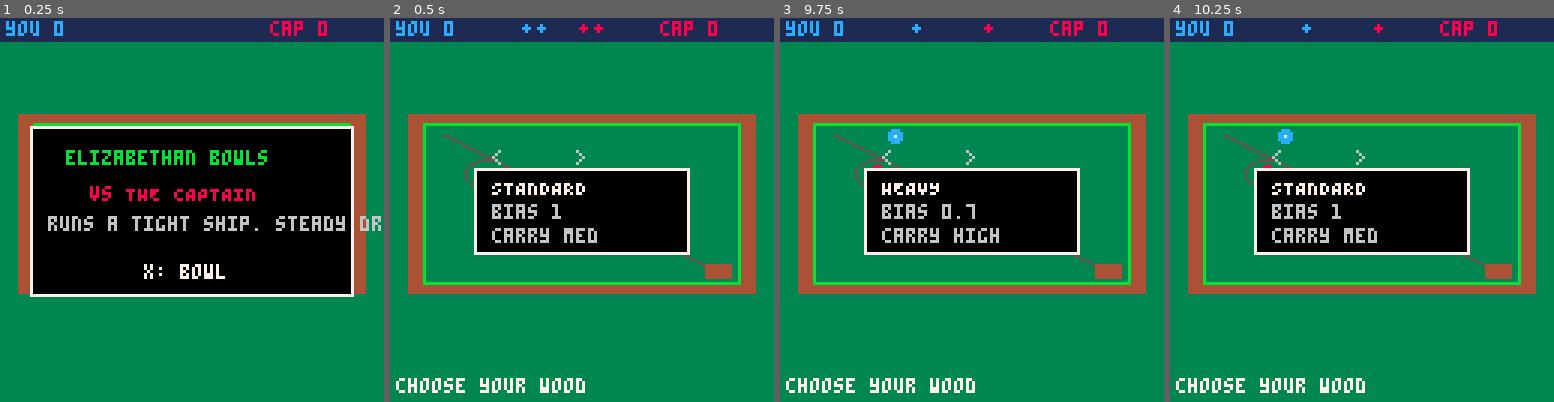
Above: before the commit, frames 1-4 (left to right).
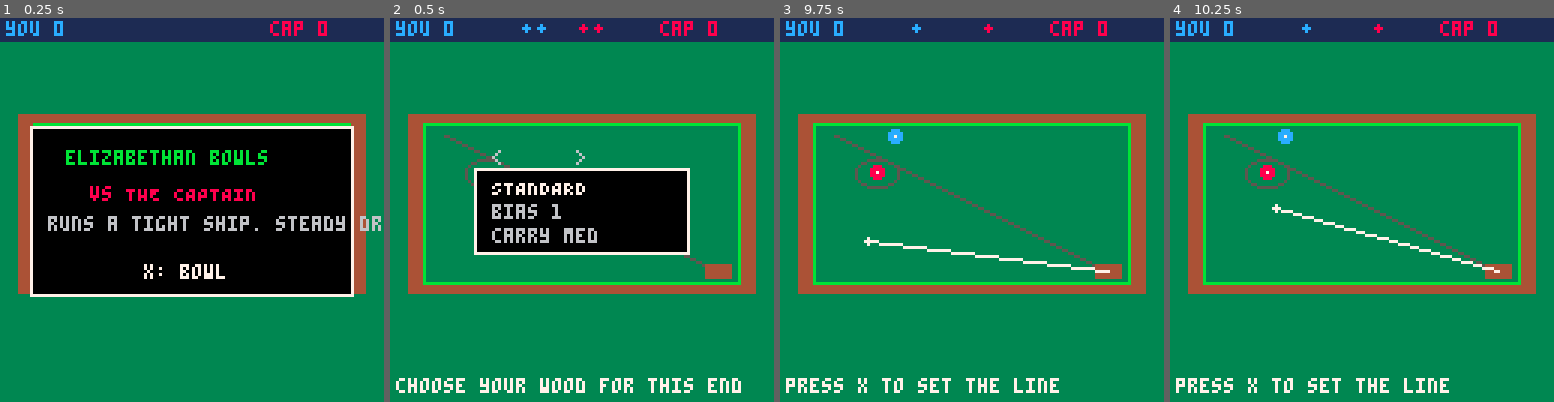
Above: after the commit, the same moments.

Repository: jagteasdale/bowls-game
Game: PICO-8 cartridge bowls.p8
Same seed, same stepped clock (60 frames per second), same inputs: the game is played once before the commit and once after it.
Inputs:
- Up to frame 1 (0.25 s): no input
- Up to frame 2 (0.5 s): tap X (X key) at 0.33 s
- Up to frame 3 (9.75 s): tap X (X key) at 1.07, 1.85, 2.97, 4.08, 5.2, 6.32, 7.43, 8.55, 9.67 s; hold Right 1.6-2.1 s; hold Right 2.47-3.03 s; hold Left 3.08-3.58 s; hold Right 4.02-4.68 s; hold Left 5.08-5.68 s; hold Right 6.08-6.58 s; hold Right 6.63-7.13 s; hold Right 7.5-8.07 s; hold Left 8.12-8.62 s; hold Right 9.05-9.72 s
- Up to frame 4 (10.25 s): hold Left from 10.12 s (still down)

Frame 1 is identical in both runs. In frame 2, 0.6% of the frame differs, in the area x 54-92%, y 93-98%; in frame 3, 14%, in the area x 1-86%, y 34-98%; in frame 4, 14%.

Commit message:
Gameplay: wood-per-end selection and up/down ends
- pick your wood once per end (used for both your woods), not per delivery
- ends play "up" then "down": the mat alternates to the opposite corner each
  end and you bowl back down the diagonal; jack placed toward the far corner
- route mat/aim-line/AI/render through a live G.mat (fixes the aim line being
  drawn from the wrong corner on down ends)
- integration harness now plays a full down end and asserts the mat flip
- docs: roadmap + flow updated; character/social-sim design kept local-only

Co-Authored-By: Claude Opus 4.8 <noreply@anthropic.com>

Diff:
--- a/src/ai.lua
+++ b/src/ai.lua
@@ -6,7 +6,7 @@
 local function predict(wood, t, p)
   local dx, dy = dir_from_t(t)
   local spd = speed_from_p(p)
-  local w = physics.new_wood(GREEN.mat_x, GREEN.mat_y, dx, dy, spd, wood, side_from_t(t), TEAM_CPU)
+  local w = physics.new_wood(G.mat.x, G.mat.y, dx, dy, spd, wood, side_from_t(t), TEAM_CPU)
   physics.simulate(w, CFG, 1200) -- woods rest well within this; caps the per-think cost
   return w
 end
--- a/src/aim.lua
+++ b/src/aim.lua
@@ -1,6 +1,7 @@
 -- aim.lua -- the player's input phases: pick a wood, time the aim, time the power.
 -- (pico-8 file. button 5 = X/x button = confirm/lock; 0/1 = left/right.)
 
+-- pick ONE wood for the whole end; on confirm, hand off to the first delivery.
 function update_wood_select()
   if btnp(0) then
     G.sel = G.sel - 1
@@ -10,11 +11,8 @@
     if G.sel > #WOODS then G.sel = 1 end
   end
   if btnp(5) then
-    -- begin the aim sweep
-    G.aim_t = -1
-    G.aim_dir = 1
-    G.phase = "aim"
-    G.msg = "press x to set the line"
+    G.player_wood = G.sel -- locked in for both of the player's woods this end
+    begin_turn()
   end
 end
 
@@ -49,7 +47,7 @@
     G.pow_dir = 1
   end
   if btnp(5) then
-    launch_wood(TEAM_PLAYER, WOODS[G.sel], G.aim_locked_t, G.pow_p)
+    launch_wood(TEAM_PLAYER, WOODS[G.player_wood], G.aim_locked_t, G.pow_p)
     G.msg = ""
   end
 end
--- a/src/render.lua
+++ b/src/render.lua
@@ -35,12 +35,13 @@
   local gx1, gy1 = project(GREEN.hw, GREEN.hl)
   rectfill(gx0, gy0, gx1, gy1, 3)
   rect(gx0, gy0, gx1, gy1, 11) -- rink edge
-  -- the line of play: mat corner -> opposite corner (the long diagonal)
-  local mx, my = project(GREEN.mat_x, GREEN.mat_y)
-  local ox, oy = project(-GREEN.mat_x, -GREEN.mat_y)
-  line(mx, my, ox, oy, 5)
-  -- the mat
-  rectfill(mx - 4, my - 2, mx + 4, my + 2, 4)
+  -- line of play + mat: only once an end is set up (G.mat alternates corner each end)
+  if G.mat then
+    local mx, my = project(G.mat.x, G.mat.y)
+    local ox, oy = project(-G.mat.x, -G.mat.y)
+    line(mx, my, ox, oy, 5) -- the long diagonal, this end's direction
+    rectfill(mx - 4, my - 2, mx + 4, my + 2, 4) -- the mat
+  end
 end
 
 -- ---- woods + jack ---------------------------------------------------------
@@ -66,8 +67,8 @@
 
 local function draw_aim_line(t)
   local dx, dy = dir_from_t(t)
-  local x0, y0 = project(GREEN.mat_x, GREEN.mat_y)
-  local x1, y1 = project(GREEN.mat_x + dx * 34, GREEN.mat_y + dy * 34)
+  local x0, y0 = project(G.mat.x, G.mat.y)
+  local x1, y1 = project(G.mat.x + dx * 34, G.mat.y + dy * 34)
   line(x0, y0, x1, y1, 7)
   circfill(x1, y1, 1, 7)
 end
--- a/src/state.lua
+++ b/src/state.lua
@@ -3,7 +3,7 @@
 
 -- phases:
 --  "title"       attract / opponent intro
---  "wood_select" player chooses a wood
+--  "wood_select" player chooses ONE wood for the whole end (both their woods)
 --  "aim"         pivoting aim line; lock the angle
 --  "power"       rising/falling power bar; lock the weight
 --  "cpu_think"   the captain decides (brief pause)
@@ -14,10 +14,10 @@
 
 -- ---- pure helpers shared by player + ai ------------------------------------
 
--- the line of play: a unit vector from the mat toward the jack (the "head").
+-- the line of play: a unit vector from the (current) mat toward the jack (the "head").
 function aim_base()
-  local bx = G.jack.x - GREEN.mat_x
-  local by = G.jack.y - GREEN.mat_y
+  local bx = G.jack.x - G.mat.x
+  local by = G.jack.y - G.mat.y
   local m = sqrt(bx * bx + by * by)
   return bx / m, by / m
 end
@@ -58,6 +58,9 @@
   G.order = {} -- no end in progress yet; keeps the hud safe on the title screen
   G.turn = 1
   G.sel = 1
+  G.player_wood = 1 -- the wood chosen for the current end (both of the player's woods)
+  G.end_no = 0
+  G.mat = nil
   G.jack = nil
   G.live = nil
   G.result = nil
@@ -69,21 +72,26 @@
   G.woods = {}
   G.live = nil
   G.result = nil
-  -- jack out toward the OPPOSITE corner from the mat, at a variable length so reading
-  -- the weight ("will it get there?") is the core tension.
-  G.jack = { x = -(3 + rnd(15)), y = -(2 + rnd(13)) }
+  -- ends are played "up" then "down": the mat alternates corner each end (odd = corner A,
+  -- even = the opposite corner) and the jack goes out toward the far corner.
+  G.end_no = G.end_no + 1
+  local s = (G.end_no % 2 == 1) and 1 or -1
+  G.mat = { x = GREEN.mat_x * s, y = GREEN.mat_y * s }
+  -- jack toward the OPPOSITE corner, at a variable length so reading the weight
+  -- ("will it get there?") is the core tension.
+  G.jack = { x = -s * (3 + rnd(15)), y = -s * (2 + rnd(13)) }
   -- singles, two woods each, alternating; player leads
   G.order = { TEAM_PLAYER, TEAM_CPU, TEAM_PLAYER, TEAM_CPU }
   G.turn = 1
-  begin_turn()
+  -- choose your wood ONCE for the whole end before the first delivery
+  G.phase = "wood_select"
+  G.msg = "choose your wood for this end"
 end
 
 function begin_turn()
   local team = G.order[G.turn]
   if team == TEAM_PLAYER then
-    G.phase = "wood_select"
-    G.sel = G.sel or 1
-    G.msg = "choose your wood"
+    start_player_aim()
   else
     G.phase = "cpu_think"
     G.timer = 40
@@ -92,11 +100,19 @@
   end
 end
 
--- build a live wood and start it rolling
+-- start the player's aim sweep for a delivery (wood already chosen for the end)
+function start_player_aim()
+  G.aim_t = -1
+  G.aim_dir = 1
+  G.phase = "aim"
+  G.msg = "press x to set the line"
+end
+
+-- build a live wood and start it rolling from the current mat
 function launch_wood(team, wood, t, p)
   local dx, dy = dir_from_t(t)
   local spd = speed_from_p(p)
-  G.live = physics.new_wood(GREEN.mat_x, GREEN.mat_y, dx, dy, spd, wood, side_from_t(t), team)
+  G.live = physics.new_wood(G.mat.x, G.mat.y, dx, dy, spd, wood, side_from_t(t), team)
   G.phase = "deliver"
 end
 
--- a/tests/integration.lua
+++ b/tests/integration.lua
@@ -57,48 +57,61 @@
 press(5); _update60(); release() -- start the end
 out("after start: phase=" .. G.phase .. "  jack=(" ..
   string.format("%.1f,%.1f", G.jack.x, G.jack.y) .. ")")
+-- up/down: the jack must sit toward the OPPOSITE corner from the mat
+local mat1x, mat1y = G.mat.x, G.mat.y
+assert(mat1x * G.jack.x < 0 and mat1y * G.jack.y < 0, "jack should be in the opposite corner to the mat")
 
--- run frames until the end is scored, supplying confirm presses when a phase
--- is waiting on the player. guard against an infinite loop.
-local frames = 0
-while G.phase ~= "result" and frames < 6000 do
-  local p = G.phase
-  if p == "wood_select" or p == "aim" or p == "power" then
-    press(5) -- confirm wood / lock aim / lock power
-  else
-    release() -- deliver, cpu_think advance on their own
+-- play frames until the end is scored, confirming whenever a phase waits on the player,
+-- and rendering every frame to exercise all the draw paths (incl. the flipped down-end).
+local function play_to_result()
+  local frames = 0
+  while G.phase ~= "result" and frames < 6000 do
+    local p = G.phase
+    if p == "wood_select" or p == "aim" or p == "power" then
+      press(5) -- confirm wood / lock aim / lock power
+    else
+      release() -- deliver, cpu_think advance on their own
+    end
+    _update60()
+    _draw()
+    frames = frames + 1
   end
-  _update60()
-  _draw() -- render every frame too, to exercise all the draw paths
-  frames = frames + 1
+  assert(G.phase == "result", "end did not reach result (stuck in '" .. G.phase ..
+    "' after " .. frames .. " frames)")
+  assert(#G.woods >= 1, "expected at least one wood on the green, got " .. #G.woods)
+  assert(G.result ~= nil, "no result computed")
+  return frames
 end
 
-assert(G.phase == "result", "end did not reach result (stuck in '" .. G.phase ..
-  "' after " .. frames .. " frames)")
-assert(#G.woods >= 1, "expected at least one wood on the green, got " .. #G.woods)
-assert(G.result ~= nil, "no result computed")
+-- end 1 (up, from corner A)
+local f1 = play_to_result()
+out(string.format("end 1 (up)   scored in %d frames: %d woods, holder=%s points=%d",
+  f1, #G.woods, tostring(G.result.holder), G.result.points))
 
-out(string.format("end scored in %d frames: %d woods on green, holder=%s points=%d",
-  frames, #G.woods, tostring(G.result.holder), G.result.points))
+-- start a second end; it must play "down" from the OPPOSITE corner
+press(5); _update60(); release()
+assert(G.phase ~= "result", "should have left result on confirm")
+assert(G.mat.x == -mat1x and G.mat.y == -mat1y, "end 2 mat should be the opposite corner to end 1")
+local f2 = play_to_result() -- exercises down-end update + draw paths for crashes
+out(string.format("end 2 (down) scored in %d frames: mat flipped (%.0f,%.0f)->(%.0f,%.0f)",
+  f2, mat1x, mat1y, -mat1x, -mat1y))
 out("score: you=" .. G.score[TEAM_PLAYER] .. " cap=" .. G.score[TEAM_CPU])
 
--- start a second end to confirm the result->next-end transition works
+-- start a third end so the swing-back check below runs against a fresh head
 press(5); _update60(); release()
-assert(G.phase ~= "result", "should have left result on confirm")
-out("second end started ok (phase=" .. G.phase .. ")")
 
 -- ---- swing-back check: aiming WIDE should hook BACK toward the line of play ----
 -- this validates the sign convention in side_from_t against the real physics.
 do
   local function offset_from_line(t, biasturn)
     local dx, dy = dir_from_t(t)
-    local w = physics.new_wood(GREEN.mat_x, GREEN.mat_y, dx, dy, 0.7, WOODS[1], side_from_t(t), TEAM_PLAYER)
+    local w = physics.new_wood(G.mat.x, G.mat.y, dx, dy, 0.7, WOODS[1], side_from_t(t), TEAM_PLAYER)
     local c = {}; for k, v in pairs(CFG) do c[k] = v end
     c.bias_turn = biasturn
     physics.simulate(w, c, 3000)
     -- perpendicular distance of the resting wood from the mat->jack line
     local bx, by = aim_base()
-    local px, py = w.x - GREEN.mat_x, w.y - GREEN.mat_y
+    local px, py = w.x - G.mat.x, w.y - G.mat.y
     return abs(bx * py - by * px)
   end
   local with_bias = offset_from_line(0.4, CFG.bias_turn)
Not shown, changed: .gitignore
Not shown, changed: docs/design.md
